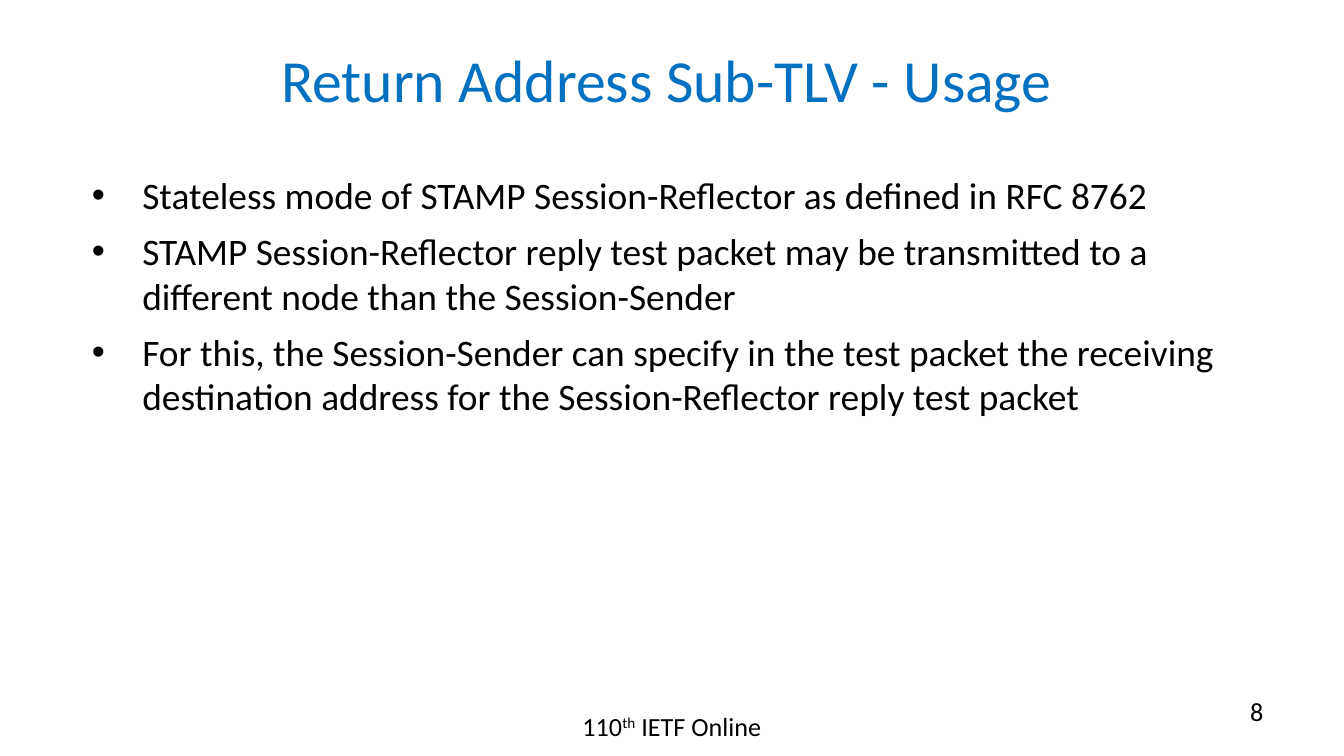
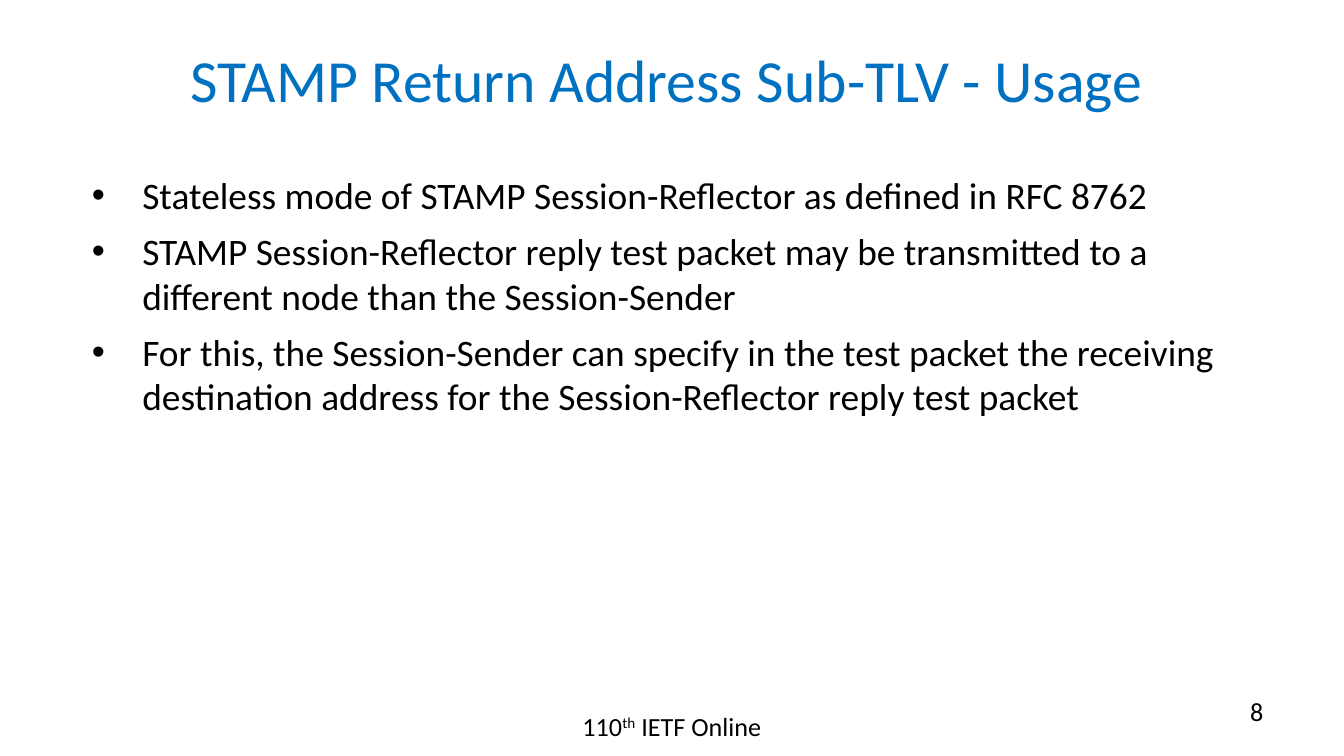
Before and after one commit to rakgandhi/ietf-slides, a slide deck: slide 8 of draft-gandhi-ippm-stamp-srpm-02.pptx. Drawn at 1344x756 pixels with LibreOffice and Linux fonts; fonts in the diff are those of the drawing. Boxes give left, top, right and bottom in pixels: in the first picture for what was removed or moved away, otherwise in the second. Text is boxed around its words. In the diff, an @@ line names an element or a change of style, - is before the commit and + after.

```diff
--- a/draft-gandhi-ippm-stamp-srpm-02.pptx
+++ b/draft-gandhi-ippm-stamp-srpm-02.pptx
@@ title at (x1=190, y1=60, x2=1142, y2=113): text changed @@
-Return Address Sub-TLV - Usage
+STAMP Return Address Sub-TLV - Usage
```
Also in this commit, not shown: 2 other slides changed, 3 other files.
